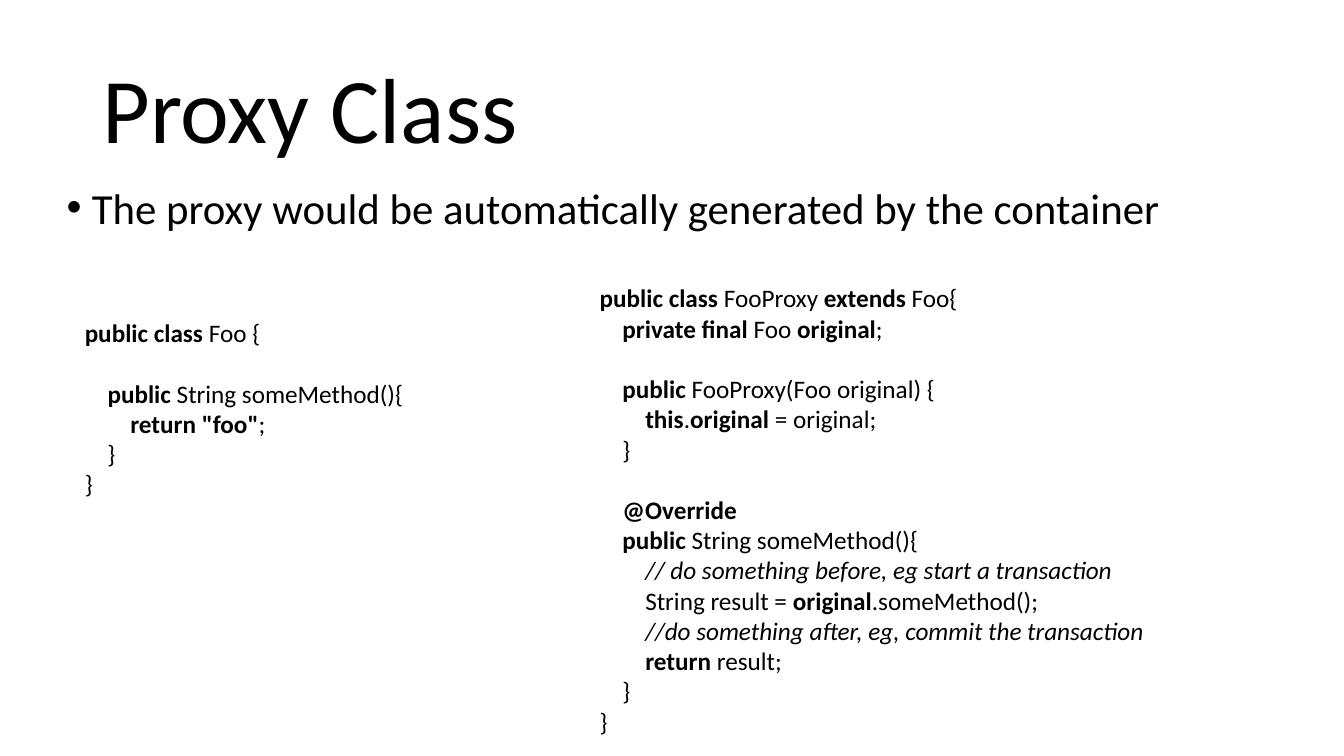
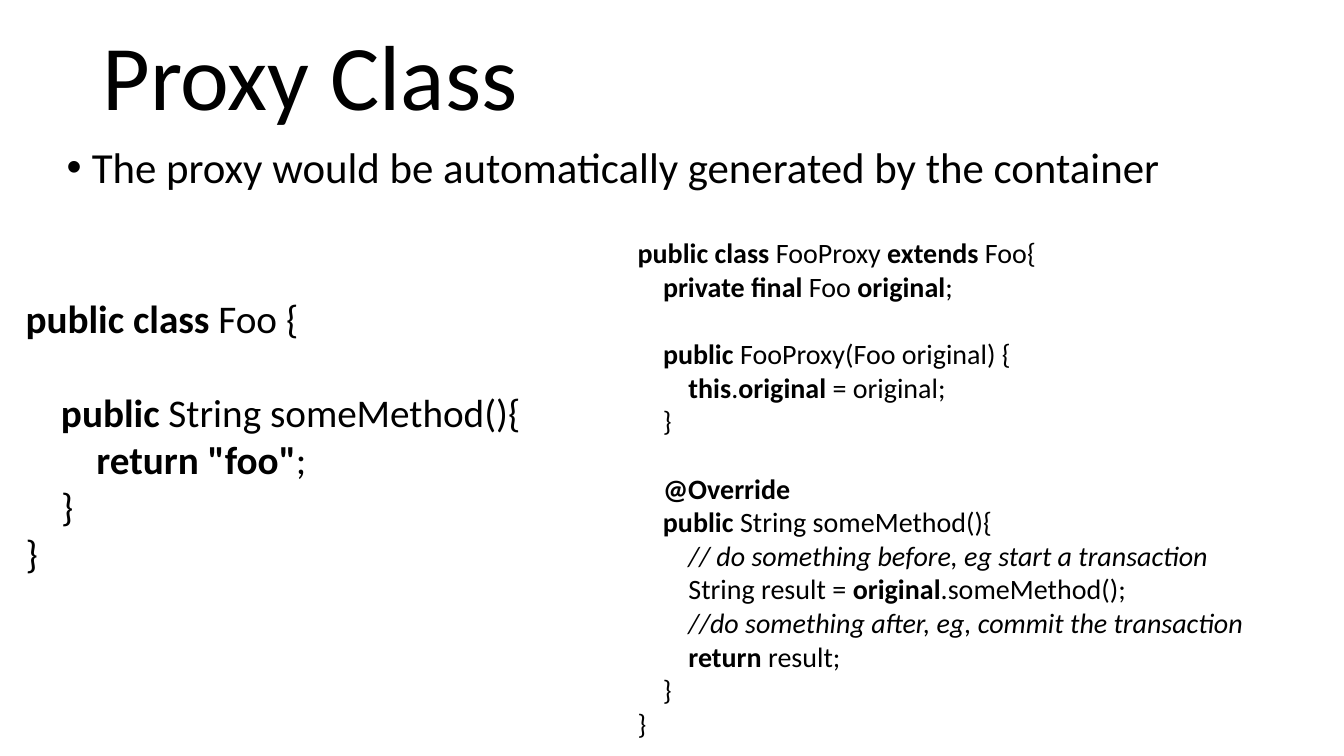
Before and after one commit to arcuri82/testing_security_development_enterprise_systems, a slide deck: slide 7 of doc/intro/slides/lesson_04_ejb.pptx. Drawn at 1344x756 pixels with LibreOffice and Linux fonts; fonts in the diff are those of the drawing. Boxes give left, top, right and bottom in pixels: in the first picture for what was removed or moved away, otherwise in the second. Text is boxed around its words. In the diff, an @@ line names an element or a change of style, - is before the commit and + after.

```diff
--- a/doc/intro/slides/lesson_04_ejb.pptx
+++ b/doc/intro/slides/lesson_04_ejb.pptx
@@ title "Proxy Class" moved from (x1=102, y1=79, x2=517, y2=158) to (x1=102, y1=46, x2=517, y2=125) @@
@@ text "The proxy would be automatically ..." moved from (x1=92, y1=194, x2=1159, y2=232) to (x1=92, y1=153, x2=1159, y2=191) @@
@@ text "public class FooProxy extends Foo{ ..." moved from (x1=600, y1=289, x2=1143, y2=673) to (x1=638, y1=242, x2=1243, y2=671) @@
@@ text "public class FooProxy extends Foo{ ..." at (x1=638, y1=242, x2=1243, y2=671): size 18 to 20 pt @@
@@ text "public class Foo { public ..." moved from (x1=85, y1=324, x2=403, y2=436) to (x1=26, y1=305, x2=520, y2=479) @@
@@ text "public class Foo { public ..." at (x1=26, y1=305, x2=520, y2=479): size 18 to 28 pt @@
```
Also in this commit, not shown: 7 other slides changed, 1 slide added, 19 other files.
